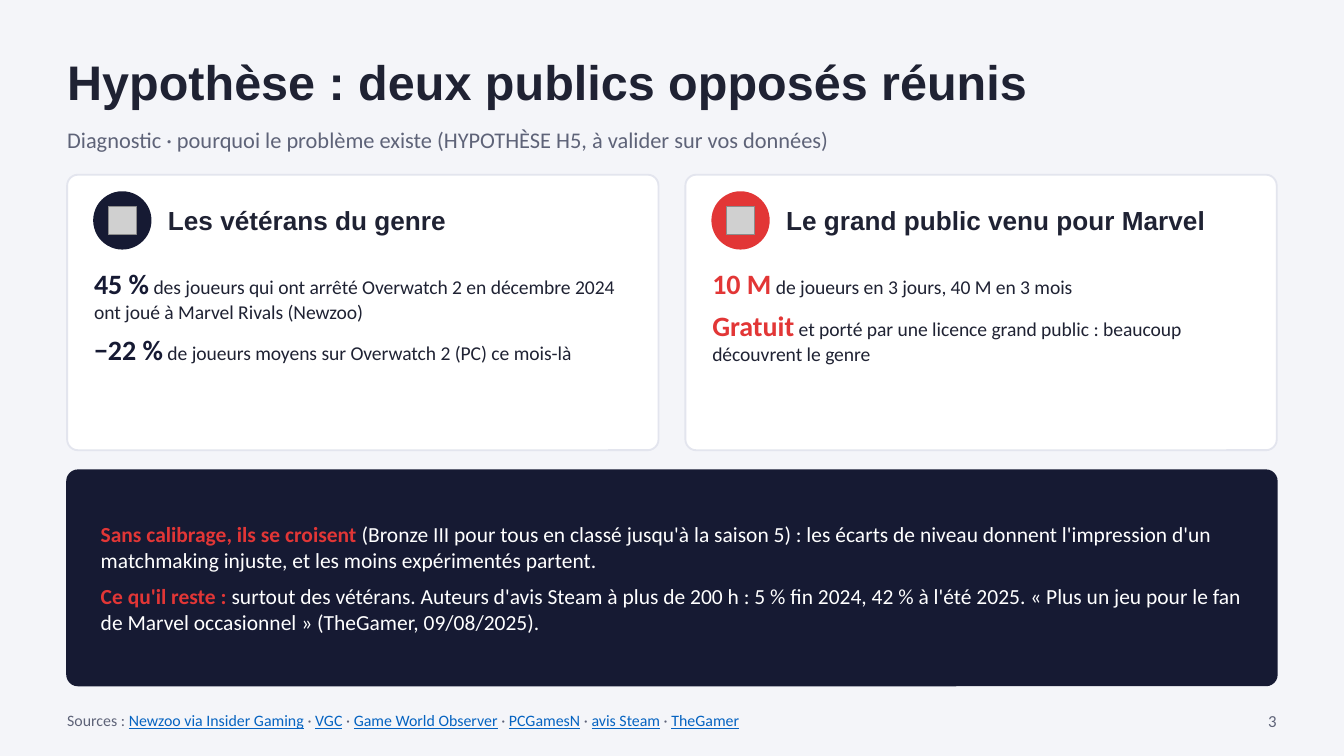
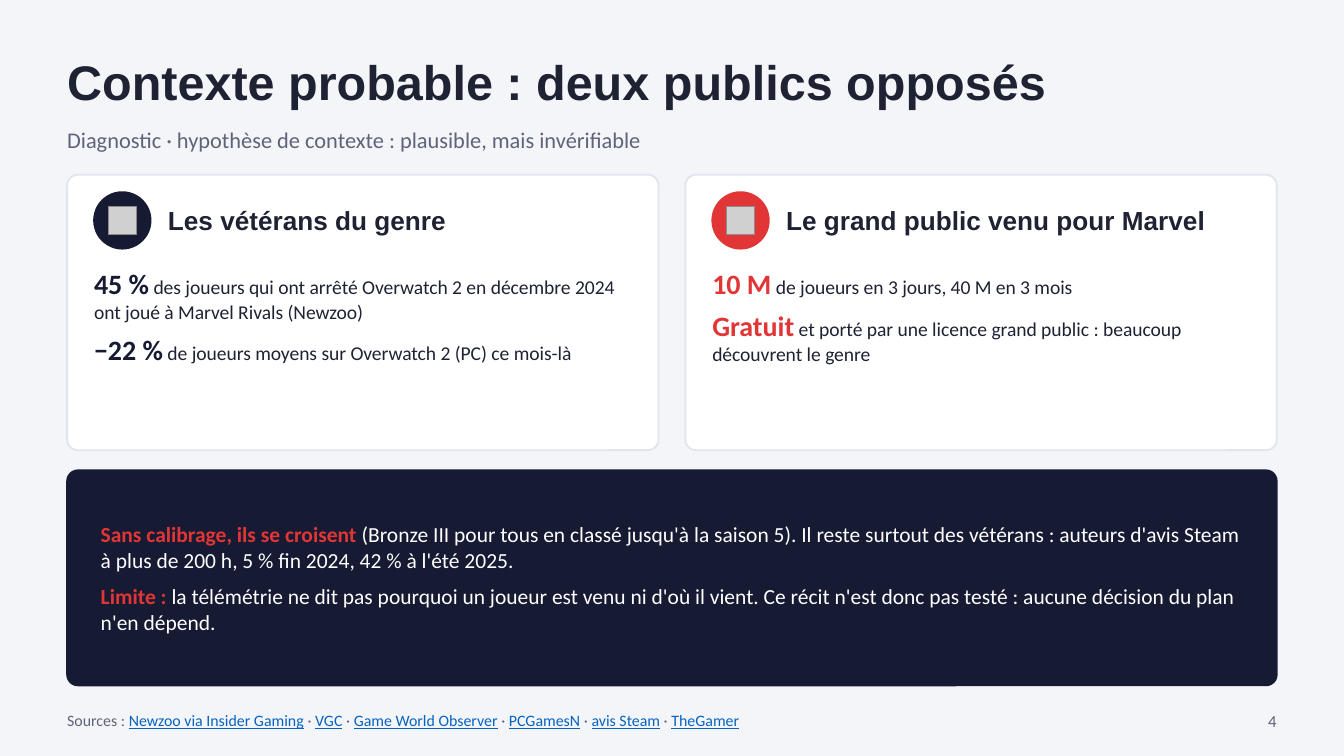
Before and after one commit to noeantoniov1-crypto/SOCIO, a slide deck: slide 4 of docs/presentation/pitch_marvel_rivals_netease.pptx (slide 3 before the commit). Drawn at 1344x756 pixels with LibreOffice and Linux fonts; fonts in the diff are those of the drawing; grey boxes stand for pictures. Boxes give left, top, right and bottom in pixels: in the first picture for what was removed or moved away, otherwise in the second. Text is boxed around its words. In the diff, an @@ line names an element or a change of style, - is before the commit and + after.

```diff
--- a/docs/presentation/pitch_marvel_rivals_netease.pptx
+++ b/docs/presentation/pitch_marvel_rivals_netease.pptx
@@ text at (67,64,1046,109): text changed @@
-Hypothèse : deux publics opposés réunis
+Contexte probable : deux publics opposés
@@ text at (67,132,640,152): text changed @@
-Diagnostic · pourquoi le problème existe (HYPOTHÈSE H5, à valider sur vos données)
+Diagnostic · hypothèse de contexte : plausible, mais invérifiable
@@ text at (101,526,1239,634): text changed @@
-Sans calibrage, ils se croisent (Bronze III pour tous en classé jusqu'à la saison 5) : les écarts de niveau donnent l'impression d'un matchmaking injuste, et les moins expérimentés partent.
-Ce qu'il reste : surtout des vétérans. Auteurs d'avis Steam à plus de 200 h : 5 % fin 2024, 42 % à l'été 2025. « Plus un jeu pour le fan de Marvel occasionnel » (TheGamer, 09/08/2025).
+Sans calibrage, ils se croisent (Bronze III pour tous en classé jusqu'à la saison 5). Il reste surtout des vétérans : auteurs d'avis Steam à plus de 200 h, 5 % fin 2024, 42 % à l'été 2025.
+Limite : la télémétrie ne dit pas pourquoi un joueur est venu ni d'où il vient. Ce récit n'est donc pas testé : aucune décision du plan n'en dépend.
@@ text at (1268,716,1277,727): text changed @@
-3
+4
```
Also in this commit, not shown: 2 other slides changed, 2 other files.
